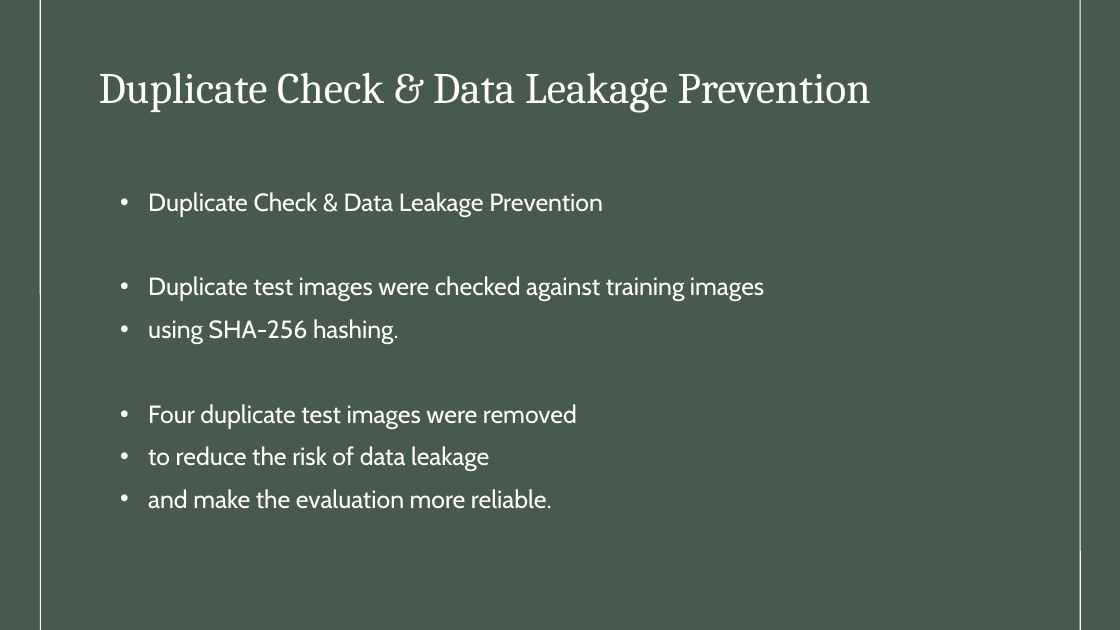
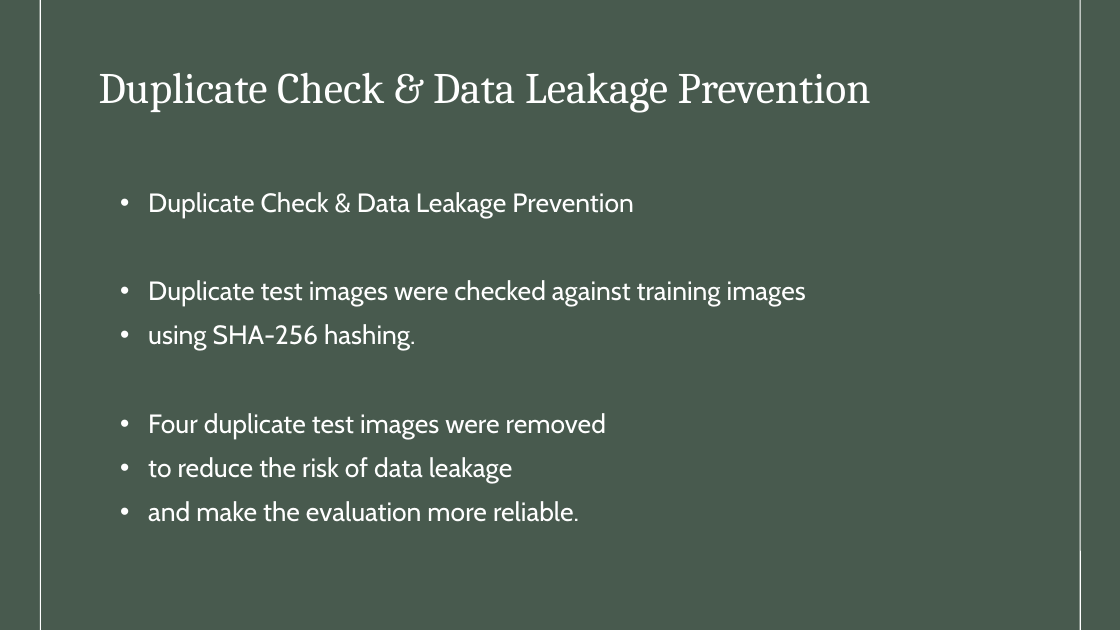
Before and after one commit to NadaKhattabb/BI-Plant-Disease-Analysis-and-Prediction, a slide deck: slide 10 of presentation/plant_disease_bi_presentation.pptx. Drawn at 1120x630 pixels with LibreOffice and Linux fonts; fonts in the diff are those of the drawing. Boxes give left, top, right and bottom in pixels: in the first picture for what was removed or moved away, otherwise in the second. Text is boxed around its words. In the diff, an @@ line names an element or a change of style, - is before the commit and + after.

```diff
--- a/presentation/plant_disease_bi_presentation.pptx
+++ b/presentation/plant_disease_bi_presentation.pptx
@@ text "Duplicate Check & Data Leakage ..." at (148, 192, 806, 522): size 16 to 17 pt @@
```
Also in this commit, not shown: 5 other slides changed.
